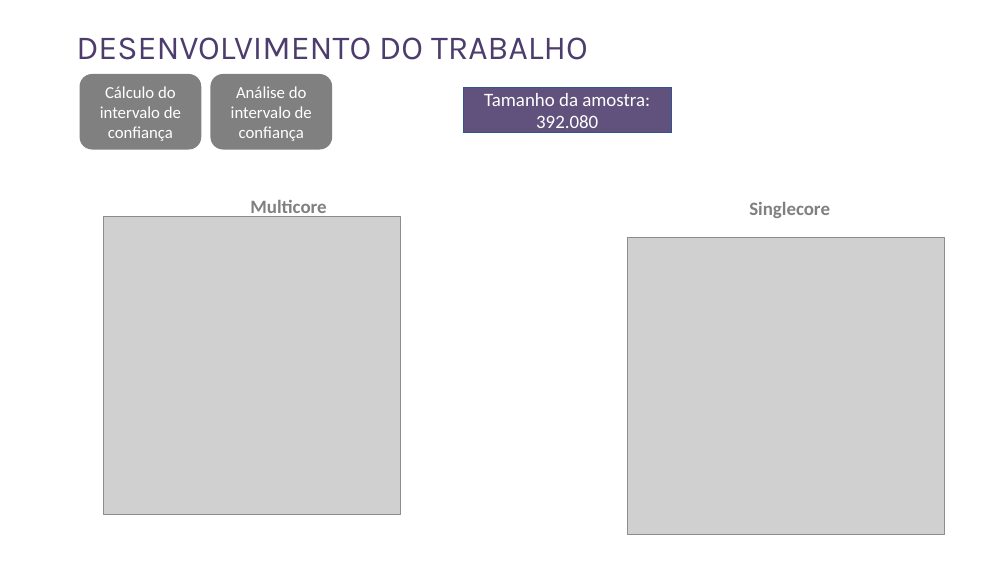
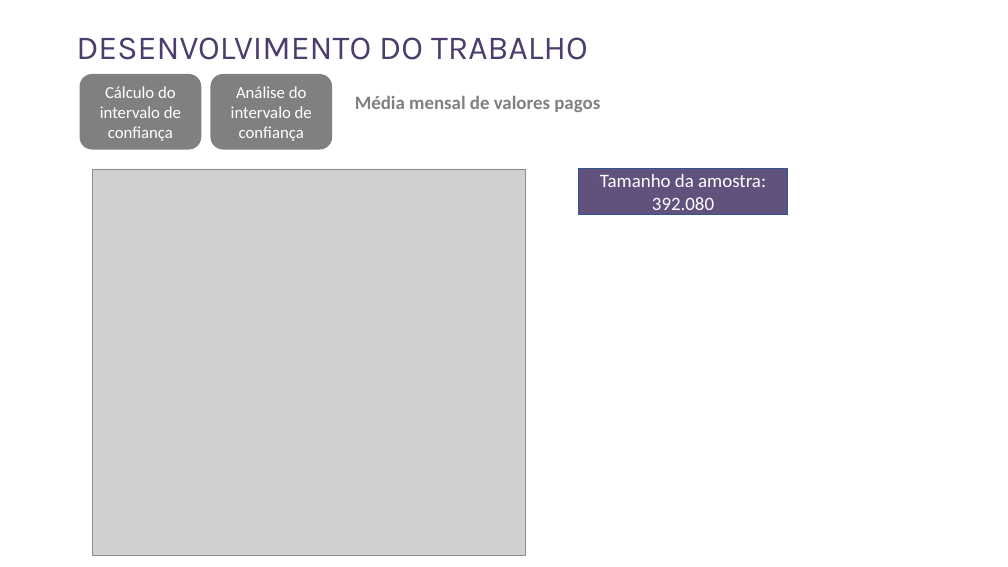
Before and after one commit to rnmourao/monet_sampling_benchmark, a slide deck: slide 17 of paper/Apresentação MonetDB v2.pptx (slide 15 before the commit). Drawn at 1008x567 pixels with LibreOffice and Linux fonts; fonts in the diff are those of the drawing; grey boxes stand for pictures. Boxes give left, top, right and bottom in pixels: in the first picture for what was removed or moved away, otherwise in the second. Text is boxed around its words. In the diff, an @@ line names an element or a change of style, - is before the commit and + after.

```diff
--- a/paper/Apresentação MonetDB v2.pptx
+++ b/paper/Apresentação MonetDB v2.pptx
@@ text added at (355,96,600,112), 18 pt, text #808080, bold @@
+Média mensal de valores pagos
@@ picture: place and size @@
-picture at (104,217,402,515)
+picture at (93,169,526,556)
@@ rectangle "Tamanho da amostra: 392.080": place and size @@
-rectangle "Tamanho da amostra: 392.080" at (464,87,672,132)
+rectangle "Tamanho da amostra: 392.080" at (579,169,788,215)
@@ text removed at (250,200,326,219) @@
-Multicore
@@ text removed at (749,202,830,218) @@
-Singlecore
@@ picture removed at (628,237,944,535) @@
```
Also in this commit, not shown: 2 other slides changed, 4 slides added, 1 slide removed.
